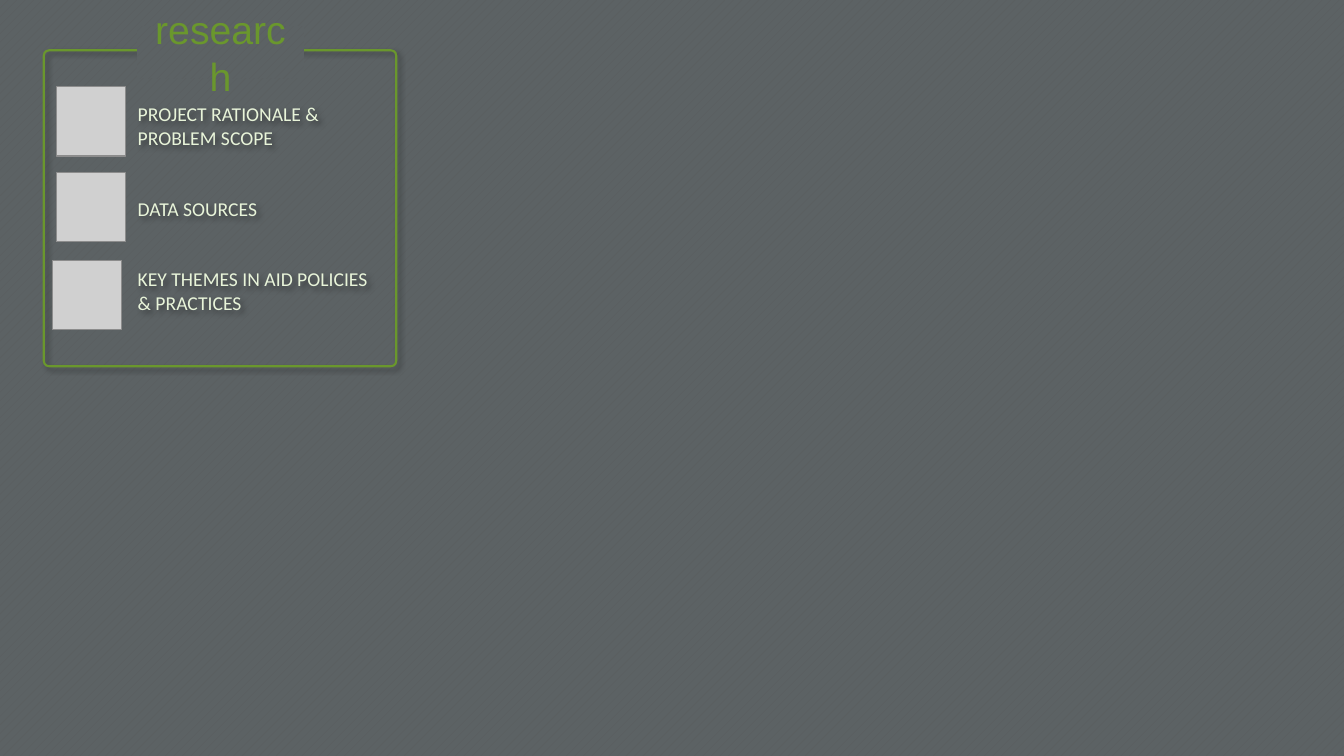
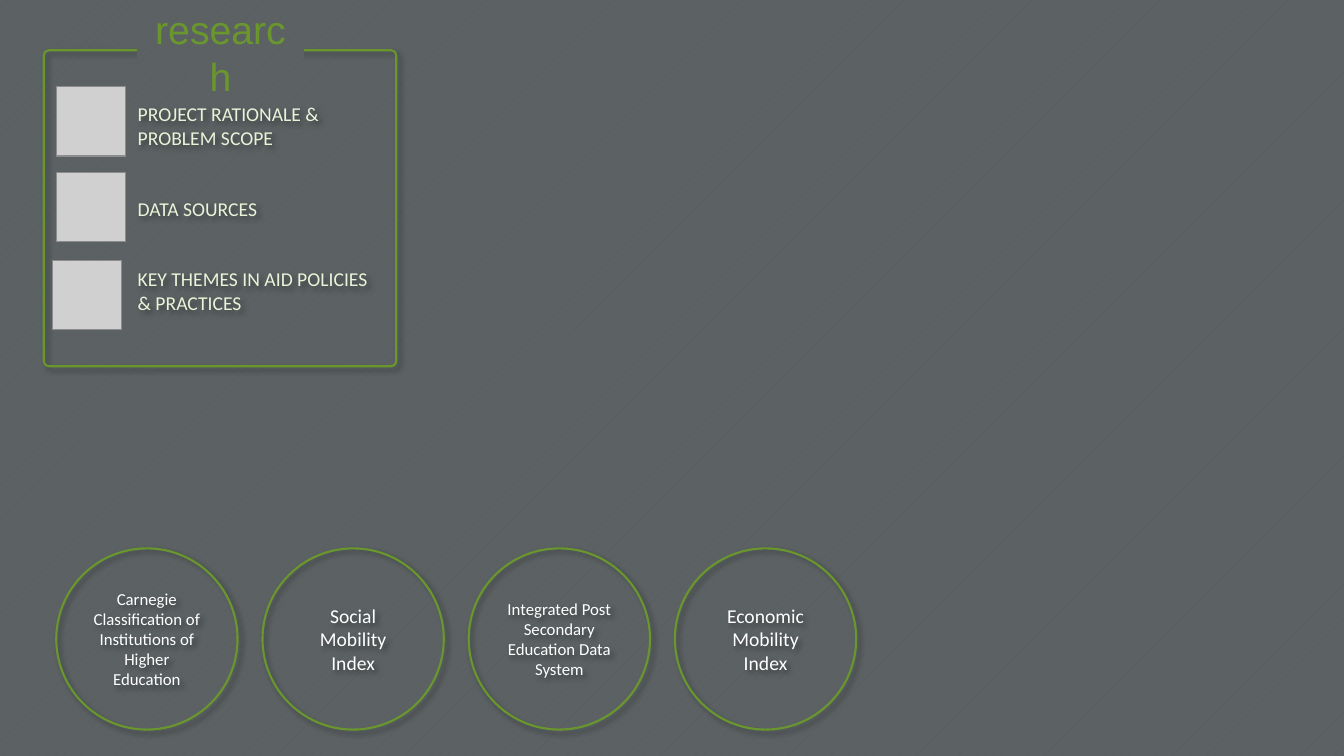
Before and after one commit to danimcadet/danic_capstone, a slide deck: slide 4 of finaid dashboard.pptx (slide 3 before the commit). Drawn at 1344x756 pixels with LibreOffice and Linux fonts; fonts in the diff are those of the drawing; grey boxes stand for pictures. Boxes give left, top, right and bottom in pixels: in the first picture for what was removed or moved away, otherwise in the second. Text is boxed around its words. In the diff, an @@ line names an element or a change of style, - is before the commit and + after.

```diff
--- a/finaid dashboard.pptx
+++ b/finaid dashboard.pptx
@@ ellipse added at [56, 548, 238, 730], outline #6A972D 1.5 pt, 12 pt, text #FFFFFF @@
+Carnegie Classification of Institutions of Higher Education
@@ ellipse added at [262, 548, 444, 730], outline #6A972D 1.5 pt, 14 pt, text #FFFFFF @@
+Social Mobility Index
@@ ellipse added at [469, 548, 650, 730], outline #6A972D 1.5 pt, 12 pt, text #FFFFFF @@
+Integrated Post Secondary Education Data System
@@ ellipse added at [676, 548, 857, 730], outline #6A972D 1.5 pt, 14 pt, text #FFFFFF @@
+Economic Mobility Index
```
Also in this commit, not shown: 5 other slides changed, 4 slides added, 2 slides removed, 5 other files.
